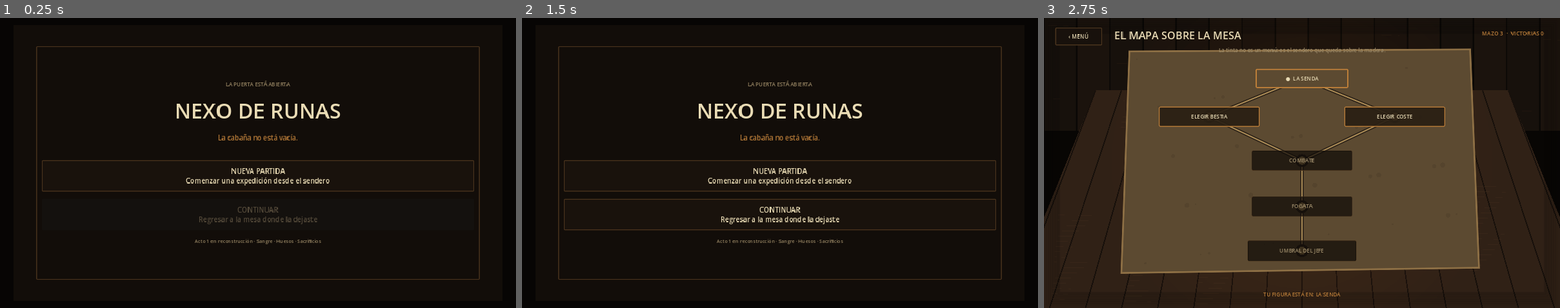
Above: before the commit, frames 1-3 (left to right).
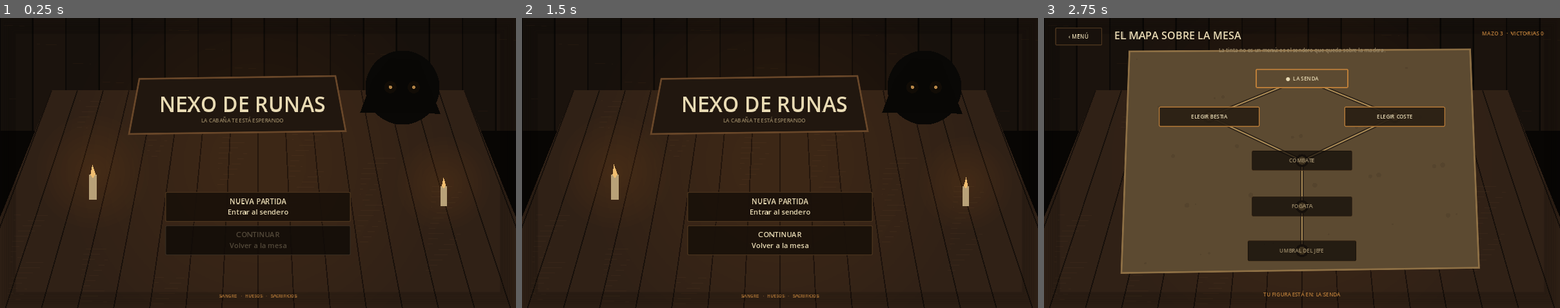
Above: after the commit, the same moments.

Repository: LoloscarPrr/Nexo-de-runas-v2
Game: Godot game, scene res://scenes/main.tscn
Same seed, same stepped clock (60 frames per second), same inputs: the game is played once before the commit and once after it.
Inputs:
- Up to frame 1 (0.25 s): no input
- Up to frame 2 (1.5 s): click "NUEVA PARTIDA Comenzar una ex…" (after the commit: "NUEVA PARTIDA Entrar al sende…") at 0.5 s; click "‹ MENÚ" at 1.25 s
- Up to frame 3 (2.75 s): click "NUEVA PARTIDA Comenzar una ex…" (after the commit: "NUEVA PARTIDA Entrar al sende…") at 2 s

The runs differ from the first frame. In frame 1, 54% of the frame differs, in the area x 0-100%, y 7-100%; in frame 2, 53%; in frame 3, nothing differs.

Commit message:
Match main menu to canonical Act 1 mockup

Diff:
--- a/scripts/main.gd
+++ b/scripts/main.gd
@@ -1,18 +1,20 @@
 extends Control
 
-## Nexo de Runas V2 — flujo principal enfocado exclusivamente en Acto 1.
-## El antiguo constructor por facciones y Batalla local quedan fuera del menú activo.
+## Nexo de Runas V2 — entrada principal de la experiencia Acto 1.
+## El mockup es la referencia visual canónica: incluso el menú existe dentro
+## de la misma cabaña/mesa física y no como una pantalla UI independiente.
 
 const CampaignViewScript = preload("res://scripts/ui/immersive_campaign_view.gd")
+const CampaignBackdropScript = preload("res://scripts/ui/campaign_backdrop.gd")
 
 const NIGHT := Color8(7, 5, 4)
-const CABIN := Color8(18, 13, 9)
-const WOOD := Color8(35, 25, 16)
 const INK := Color8(234, 220, 181)
 const MUTED := Color8(150, 132, 98)
 const AMBER := Color8(188, 126, 57)
 const BLOOD := Color8(132, 40, 33)
 const EDGE := Color8(75, 52, 29)
+const WOOD_DEEP := Color8(28, 19, 12)
+const WOOD := Color8(48, 32, 19)
 
 var menu_screen: Control
 var campaign_screen
@@ -32,16 +34,6 @@
 	background.mouse_filter = Control.MOUSE_FILTER_IGNORE
 	add_child(background)
 
-	var inner := ColorRect.new()
-	inner.color = CABIN
-	inner.set_anchors_and_offsets_preset(Control.PRESET_FULL_RECT)
-	inner.offset_left = 34
-	inner.offset_right = -34
-	inner.offset_top = 18
-	inner.offset_bottom = -18
-	inner.mouse_filter = Control.MOUSE_FILTER_IGNORE
-	add_child(inner)
-
 func _build_campaign() -> void:
 	campaign_screen = CampaignViewScript.new()
 	campaign_screen.set_anchors_and_offsets_preset(Control.PRESET_FULL_RECT)
@@ -49,41 +41,35 @@
 	add_child(campaign_screen)
 
 func _build_menu() -> void:
-	menu_screen = MarginContainer.new()
+	menu_screen = Control.new()
 	menu_screen.set_anchors_and_offsets_preset(Control.PRESET_FULL_RECT)
-	menu_screen.add_theme_constant_override("margin_left", 90)
-	menu_screen.add_theme_constant_override("margin_right", 90)
-	menu_screen.add_theme_constant_override("margin_top", 70)
-	menu_screen.add_theme_constant_override("margin_bottom", 70)
 	add_child(menu_screen)
 
-	var panel := PanelContainer.new()
-	panel.add_theme_stylebox_override("panel", _panel_style(CABIN, EDGE, 2))
-	menu_screen.add_child(panel)
+	var backdrop := CampaignBackdropScript.new()
+	backdrop.mode = "menu"
+	backdrop.set_anchors_and_offsets_preset(Control.PRESET_FULL_RECT)
+	menu_screen.add_child(backdrop)
 
-	var root := VBoxContainer.new()
-	root.alignment = BoxContainer.ALIGNMENT_CENTER
-	root.add_theme_constant_override("separation", 18)
-	panel.add_child(root)
+	var viewport_size := get_viewport_rect().size
+	var vw := maxf(viewport_size.x, 1280.0)
+	var vh := maxf(viewport_size.y, 720.0)
 
-	var whisper := _label("LA PUERTA ESTÁ ABIERTA", 13, MUTED, HORIZONTAL_ALIGNMENT_CENTER)
-	root.add_child(whisper)
-	root.add_child(_label("NEXO DE RUNAS", 52, INK, HORIZONTAL_ALIGNMENT_CENTER))
-	root.add_child(_label("La cabaña no está vacía.", 17, AMBER, HORIZONTAL_ALIGNMENT_CENTER))
+	# Título dentro de la placa física dibujada en la cabaña.
+	_place_in(menu_screen, _label("NEXO DE RUNAS", 52, INK, HORIZONTAL_ALIGNMENT_CENTER), Rect2(vw * 0.27, vh * 0.245, vw * 0.40, 68))
+	_place_in(menu_screen, _label("LA CABAÑA TE ESTÁ ESPERANDO", 13, MUTED, HORIZONTAL_ALIGNMENT_CENTER), Rect2(vw * 0.29, vh * 0.335, vw * 0.36, 28))
 
-	var rule := HSeparator.new()
-	rule.custom_minimum_size = Vector2(650, 8)
-	root.add_child(rule)
+	# Las acciones se leen como tablillas sobre la mesa, no como botones Android.
+	var button_w := minf(460.0, vw * 0.38)
+	var button_x := vw * 0.5 - button_w * 0.5
+	var new_game := _menu_button("NUEVA PARTIDA", "Entrar al sendero")
+	new_game.pressed.connect(_start_new_game)
+	_place_in(menu_screen, new_game, Rect2(button_x, vh * 0.60, button_w, 72))
 
-	var new_game := _menu_button("NUEVA PARTIDA", "Comenzar una expedición desde el sendero")
-	new_game.pressed.connect(_start_new_game)
-	root.add_child(new_game)
+	continue_button = _menu_button("CONTINUAR", "Volver a la mesa")
+	continue_button.pressed.connect(_continue_game)
+	_place_in(menu_screen, continue_button, Rect2(button_x, vh * 0.715, button_w, 72))
 
-	continue_button = _menu_button("CONTINUAR", "Regresar a la mesa donde la dejaste")
-	continue_button.pressed.connect(_continue_game)
-	root.add_child(continue_button)
-
-	root.add_child(_label("Acto 1 en reconstrucción · Sangre · Huesos · Sacrificios", 12, MUTED, HORIZONTAL_ALIGNMENT_CENTER))
+	_place_in(menu_screen, _label("SANGRE   ·   HUESOS   ·   SACRIFICIOS", 11, AMBER, HORIZONTAL_ALIGNMENT_CENTER), Rect2(vw * 0.32, vh - 42, vw * 0.36, 24))
 
 func _start_new_game() -> void:
 	campaign_screen.start_new_game()
@@ -105,25 +91,35 @@
 func _menu_button(title_text: String, subtitle_text: String) -> Button:
 	var button := Button.new()
 	button.text = "%s\n%s" % [title_text, subtitle_text]
-	button.custom_minimum_size = Vector2(670, 78)
 	button.focus_mode = Control.FOCUS_NONE
-	button.add_theme_font_size_override("font_size", 17)
+	button.add_theme_font_size_override("font_size", 18)
 	button.add_theme_color_override("font_color", INK)
+	button.add_theme_color_override("font_hover_color", Color8(248, 228, 179))
+	button.add_theme_color_override("font_pressed_color", Color8(248, 228, 179))
 	button.add_theme_color_override("font_disabled_color", Color8(83, 73, 57))
-	button.add_theme_stylebox_override("normal", _panel_style(Color8(25, 18, 12), EDGE, 2))
-	button.add_theme_stylebox_override("hover", _panel_style(WOOD, AMBER, 2))
-	button.add_theme_stylebox_override("pressed", _panel_style(Color8(51, 29, 21), BLOOD, 3))
+	button.add_theme_stylebox_override("normal", _panel_style(Color(0.10, 0.065, 0.038, 0.93), EDGE, 2, 3))
+	button.add_theme_stylebox_override("hover", _panel_style(Color(0.18, 0.115, 0.055, 0.97), AMBER, 3, 3))
+	button.add_theme_stylebox_override("pressed", _panel_style(Color(0.22, 0.075, 0.052, 0.98), BLOOD, 3, 3))
+	button.add_theme_stylebox_override("disabled", _panel_style(Color(0.065, 0.045, 0.030, 0.86), Color8(55, 43, 31), 2, 3))
 	return button
 
 func _label(text_value: String, size: int, color: Color, align: HorizontalAlignment) -> Label:
 	var label := Label.new()
 	label.text = text_value
 	label.horizontal_alignment = align
+	label.vertical_alignment = VERTICAL_ALIGNMENT_CENTER
 	label.add_theme_font_size_override("font_size", size)
 	label.add_theme_color_override("font_color", color)
+	label.mouse_filter = Control.MOUSE_FILTER_IGNORE
 	return label
 
-func _panel_style(color: Color, border_color: Color, width: int) -> StyleBoxFlat:
+func _place_in(parent: Control, control: Control, rect: Rect2) -> void:
+	parent.add_child(control)
+	control.position = rect.position
+	control.size = rect.size
+	control.set_deferred("size", rect.size)
+
+func _panel_style(color: Color, border_color: Color, width: int, radius: int) -> StyleBoxFlat:
 	var style := StyleBoxFlat.new()
 	style.bg_color = color
 	style.border_color = border_color
@@ -131,12 +127,12 @@
 	style.border_width_top = width
 	style.border_width_right = width
 	style.border_width_bottom = width
-	style.corner_radius_top_left = 2
-	style.corner_radius_top_right = 2
-	style.corner_radius_bottom_left = 2
-	style.corner_radius_bottom_right = 2
+	style.corner_radius_top_left = radius
+	style.corner_radius_top_right = radius
+	style.corner_radius_bottom_left = radius
+	style.corner_radius_bottom_right = radius
 	style.content_margin_left = 14
 	style.content_margin_right = 14
-	style.content_margin_top = 12
-	style.content_margin_bottom = 12
+	style.content_margin_top = 10
+	style.content_margin_bottom = 10
 	return style
